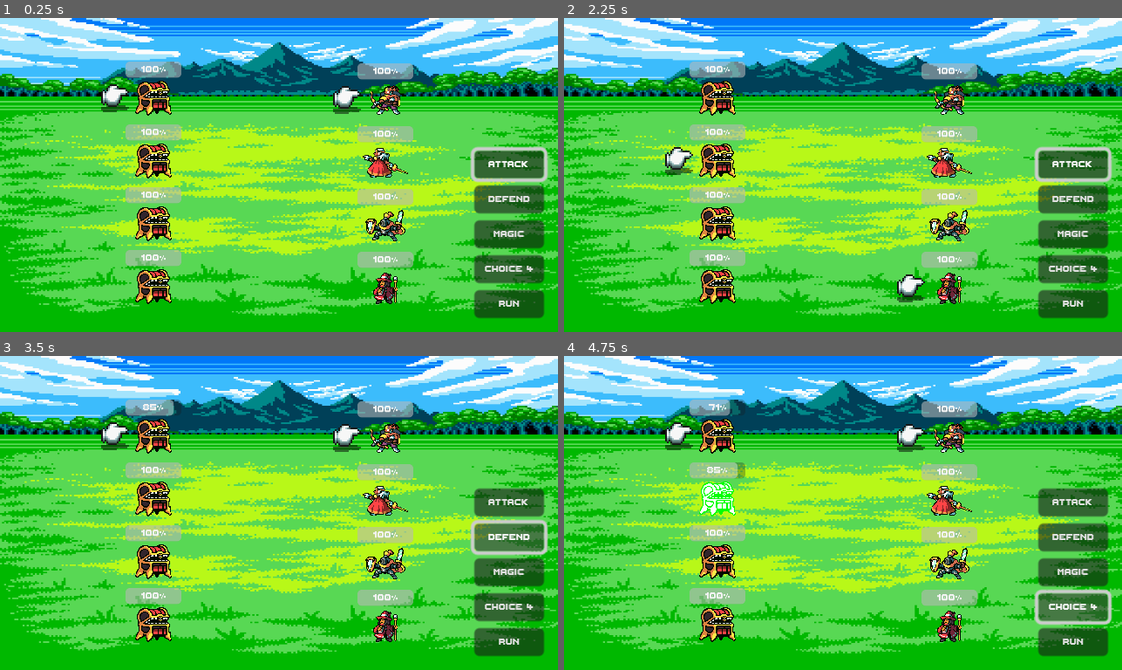
Above: before the commit, frames 1-4 (two rows, left to right).
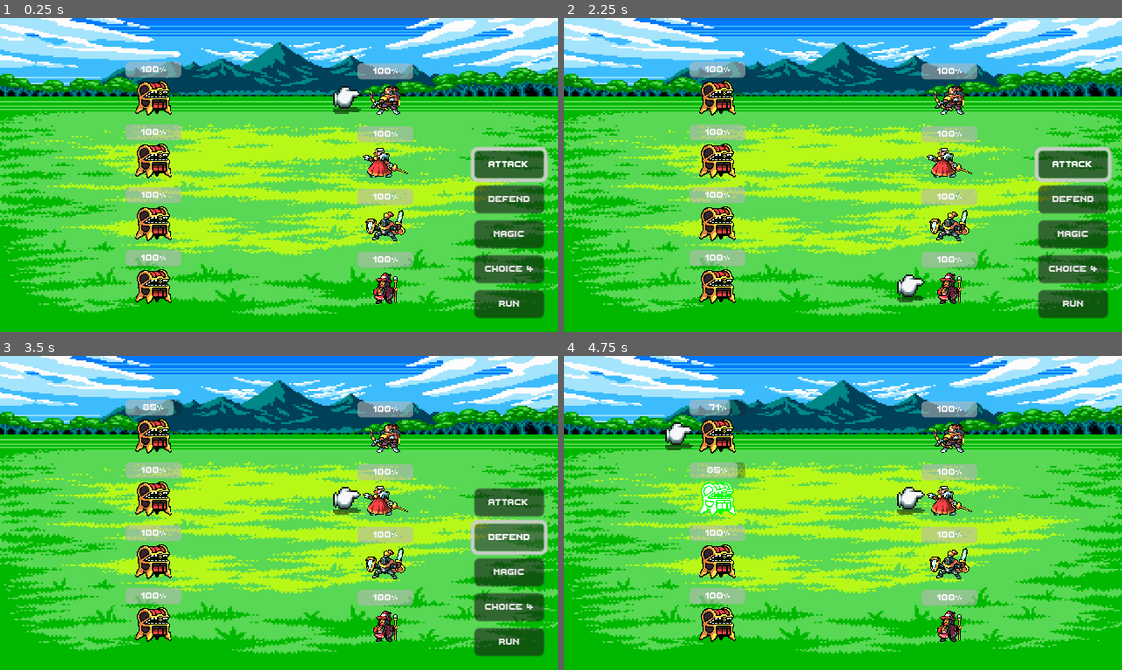
Above: after the commit, the same moments.

Repository: waleedlugod/jrpg
Game: Godot game, scene res://scenes/battle_scene.tscn
Same seed, same stepped clock (60 frames per second), same inputs: the game is played once before the commit and once after it.
Inputs (mouse positions are in pixels of both pictures, inside the frame that each line leads up to):
- Up to frame 1 (0.25 s): no input
- Up to frame 2 (2.25 s): click "Attack" at 0.5 s; tap Enter (ui_accept) at 1.25, 1.35, 1.52, 1.82, 2.1 s; hold Up (ui_up) 1.28-2.03 s; hold Down (ui_down) from 2.03 s (still down)
- Up to frame 3 (3.5 s): tap Enter (ui_accept) at 2.27, 2.57 s; release Down (ui_down) at 2.75 s; click "Defend" at 2.75 s
- Up to frame 4 (4.75 s): click "Magic" at 3.5 s; click (1071, 607) at 4.25 s, where only the run before the commit has a clickable "Choice 4"

The runs differ from the first frame. In frame 1, 0.3% of the frame differs, in the area x 18-24%, y 21-30%; in frame 2, 0.3%; in frame 3, 0.9%; in frame 4, 6.9%, in the area x 59-99%, y 21-96%.

Commit message:
Allow different action types

Diff:
--- a/scenes/battle_scene.tscn
+++ b/scenes/battle_scene.tscn
@@ -60,3 +60,5 @@
 
 [connection signal="next_player" from="EnemyGroup" to="PlayerGroup" method="_on_enemy_group_next_player"]
 [connection signal="pressed" from="CanvasLayer/Choice/Attack" to="EnemyGroup" method="_on_attack_pressed"]
+[connection signal="pressed" from="CanvasLayer/Choice/Defend" to="EnemyGroup" method="_on_defend_pressed"]
+[connection signal="pressed" from="CanvasLayer/Choice/Magic" to="EnemyGroup" method="_on_magic_pressed"]
--- a/scripts/enemy_group.gd
+++ b/scripts/enemy_group.gd
@@ -4,6 +4,7 @@
 var action_queue: Array  = []
 var is_battling: bool = false
 var index: int = 0
+var currentAction: String = ""
 
 signal next_player
 @onready var choice: VBoxContainer = $"../CanvasLayer/Choice"
@@ -13,8 +14,6 @@
 	enemies = get_children()
 	for i in enemies.size():
 		enemies[i].position = Vector2(0, i*36)
-
-	enemies[0].focus()
 
 	show_choice()
 
@@ -32,8 +31,9 @@
 				switch_focus(index, index-1)
 
 		if Input.is_action_just_pressed("ui_accept"):
-			action_queue.push_back(index)
+			action_queue.push_back([currentAction, index])
 			emit_signal("next_player")
+			_reset_focus()
 			show_choice()
 
 	if action_queue.size() == enemies.size() and not is_battling:
@@ -41,9 +41,17 @@
 		_action(action_queue)
 
 func _action(stack):
-	for i in stack:
-		enemies[i].take_damage(1)
-		await get_tree().create_timer(1).timeout
+	for action in stack:
+		match action[0]:
+			"attack":
+				enemies[action[1]].take_damage(1)
+				await get_tree().create_timer(1).timeout
+			"defend": # defend logic
+				pass
+			"magic": # magic logic
+				enemies[action[1]].take_damage(3)
+				await get_tree().create_timer(1).timeout
+				pass
 	action_queue.clear()
 	is_battling = false
 	show_choice()
@@ -67,5 +75,15 @@
 
 
 func _on_attack_pressed() -> void:
+	currentAction = "attack"
 	choice.hide()
 	_start_choosing()
+
+func _on_defend_pressed() -> void:
+	action_queue.push_back(["defend"])
+	emit_signal("next_player")
+
+func _on_magic_pressed() -> void:
+	currentAction = "magic"
+	choice.hide()
+	_start_choosing()
